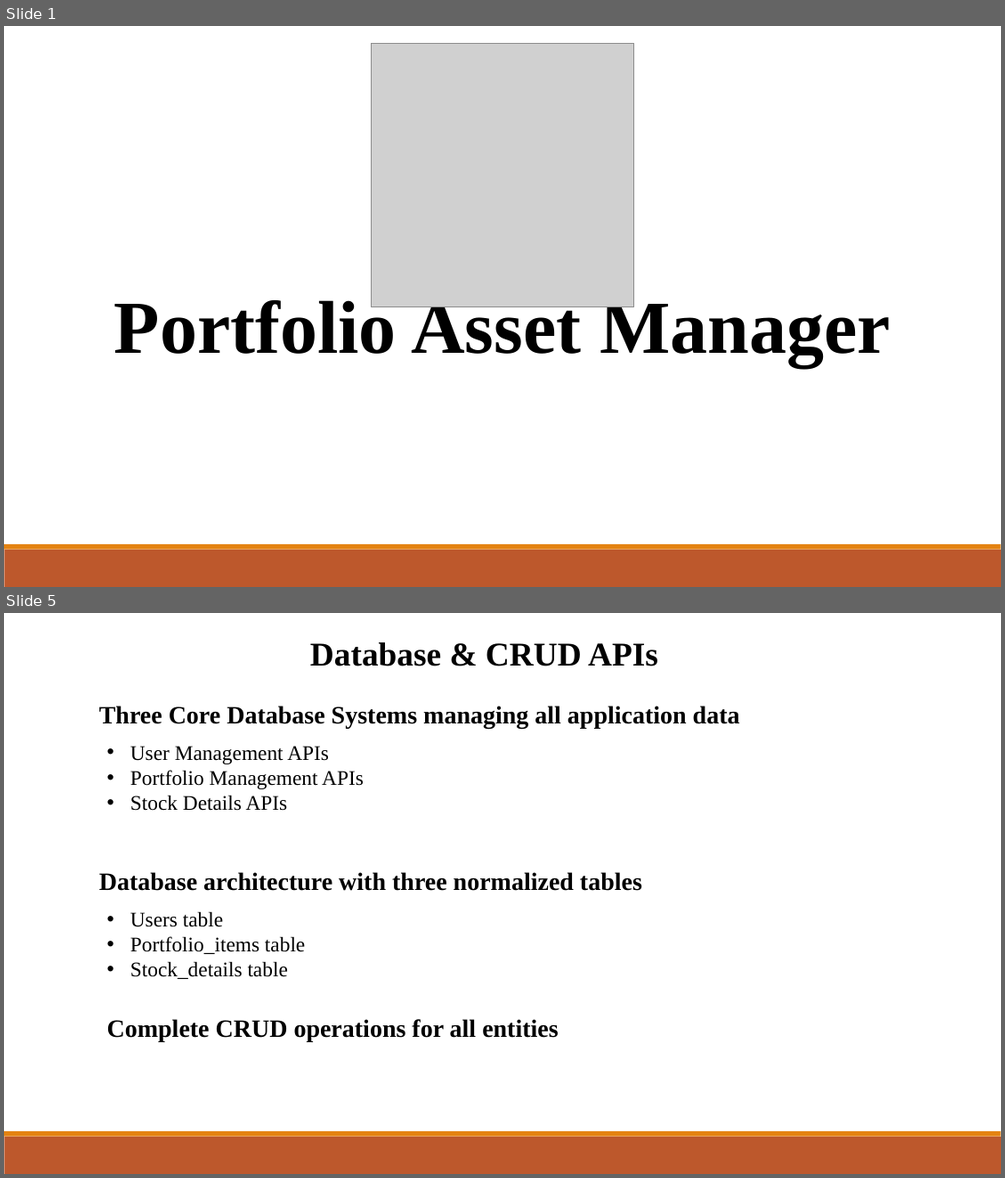
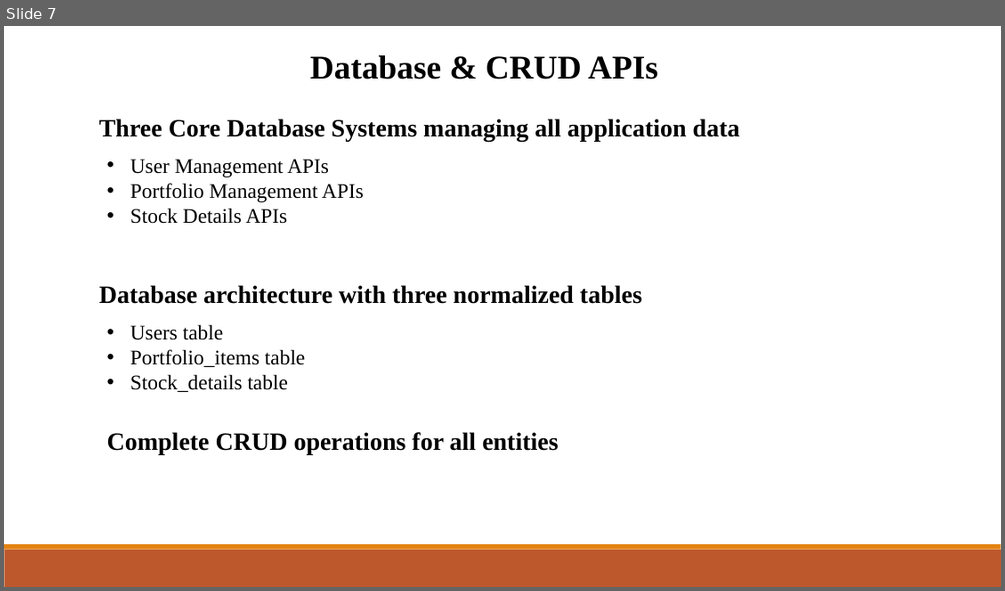
Before and after one commit to mimanchiou/seven, a slide deck: Final_ppt.pptx. Shown one above the other, each under a label of ours: slides 1 and 5 before the commit, slide 7 after it; the slides between them are not shown. The pictures are 1005x1178 and 1005x591 pixels, drawn with LibreOffice and Linux fonts; fonts in the diff are those of the drawing; grey boxes stand for pictures. Boxes give left, top, right and bottom in pixels: in the first picture for what was removed or moved away, otherwise in the second. Text is boxed around its words. In the diff, an @@ line names an element or a change of style, - is before the commit and + after.

```diff
--- a/Final_ppt.pptx
+++ b/Final_ppt.pptx
@@ slide 1 removed at bbox=[4, 26, 1001, 587], background #FFFFFF; not listed: 2 template elements that a slide beside it also shows @@
@@ picture removed at bbox=[372, 43, 634, 306] @@
@@ text removed at bbox=[114, 294, 890, 366] @@
-Portfolio Asset Manager
@@ what was slide 5 is now slide 7 @@
```
Also in this commit, not shown: 4 slides changed, 12 slides added, 9 other slides removed.
